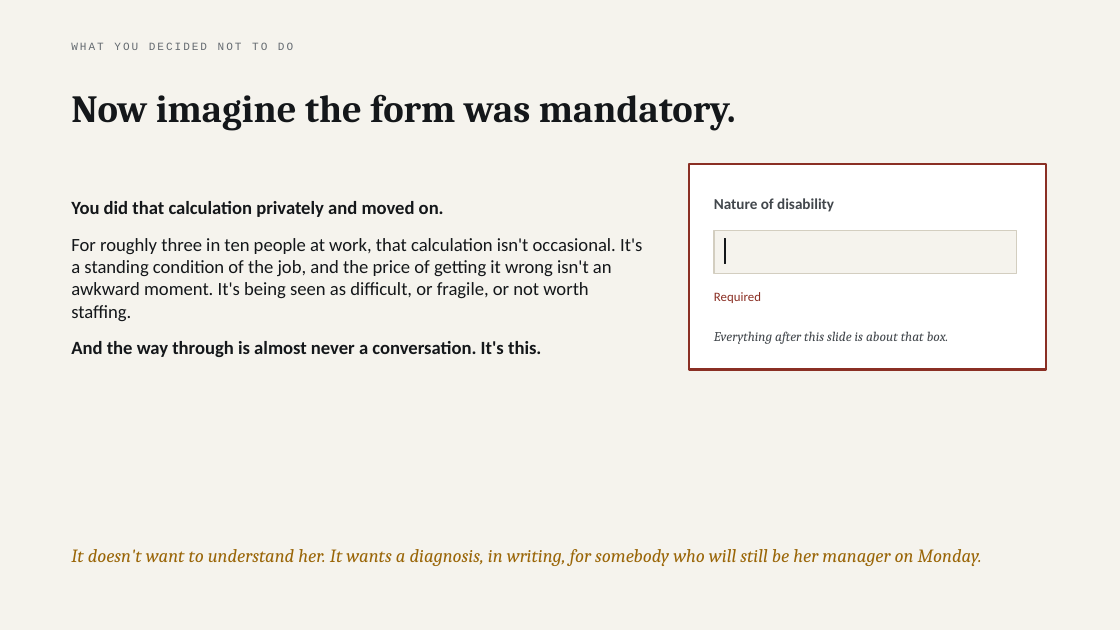
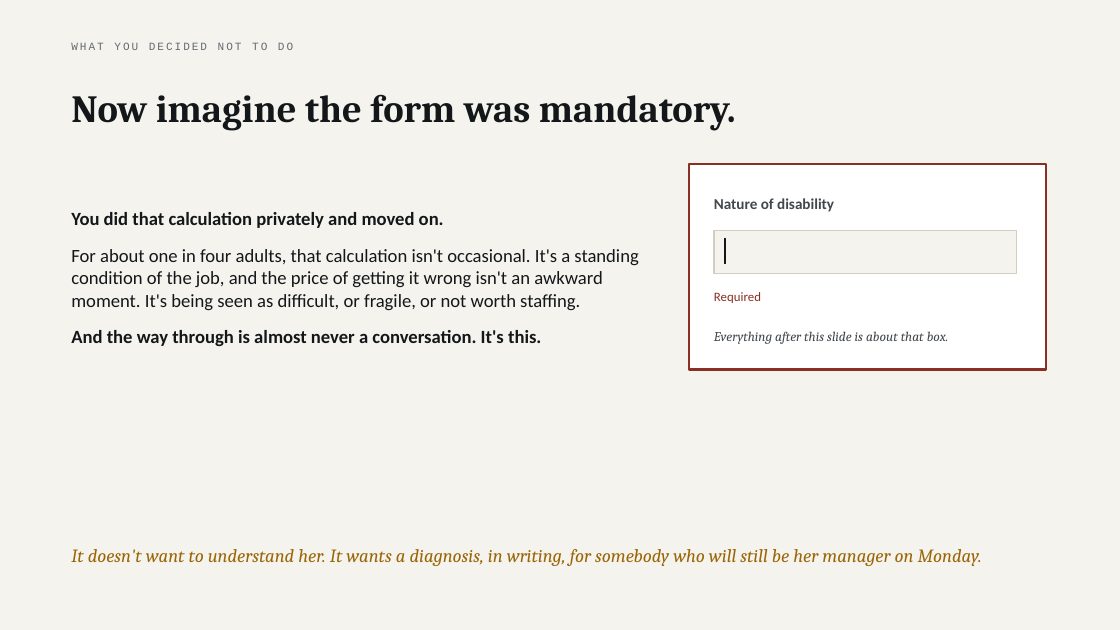
Before and after one commit to parthsevak2/curb-cut, a slide deck: slide 3 of deck/Curb-Cut.pptx. Drawn at 1120x630 pixels with LibreOffice and Linux fonts; fonts in the diff are those of the drawing. Boxes give left, top, right and bottom in pixels: in the first picture for what was removed or moved away, otherwise in the second. Text is boxed around its words. In the diff, an @@ line names an element or a change of style, - is before the commit and + after.

```diff
--- a/deck/Curb-Cut.pptx
+++ b/deck/Curb-Cut.pptx
@@ text at [71, 249, 638, 310]: text changed @@
-For roughly three in ten people at work, that calculation isn't occasional. It's a standing condition of the job, and the price of getting it wrong isn't an awkward moment. It's being seen as difficult, or fragile, or not worth staffing.
+For about one in four adults, that calculation isn't occasional. It's a standing condition of the job, and the price of getting it wrong isn't an awkward moment. It's being seen as difficult, or fragile, or not worth staffing.
```
Also in this commit, not shown: 7 other slides changed, 8 other files.
